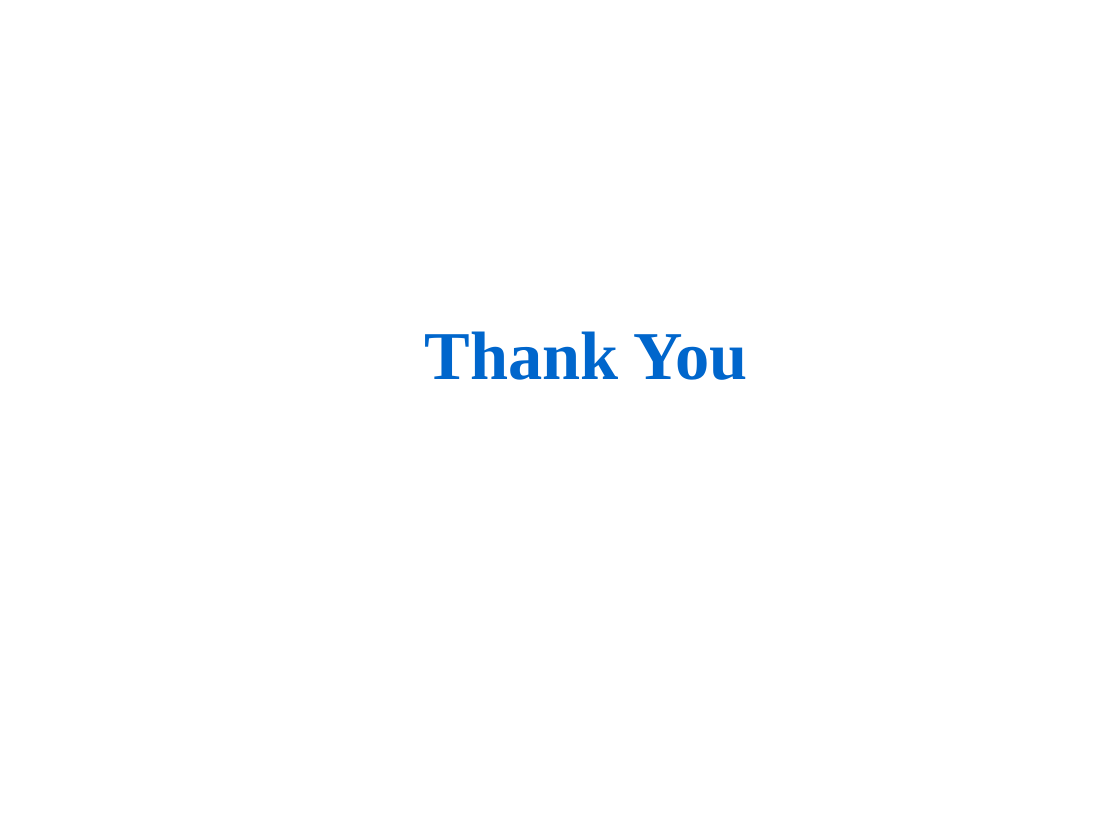
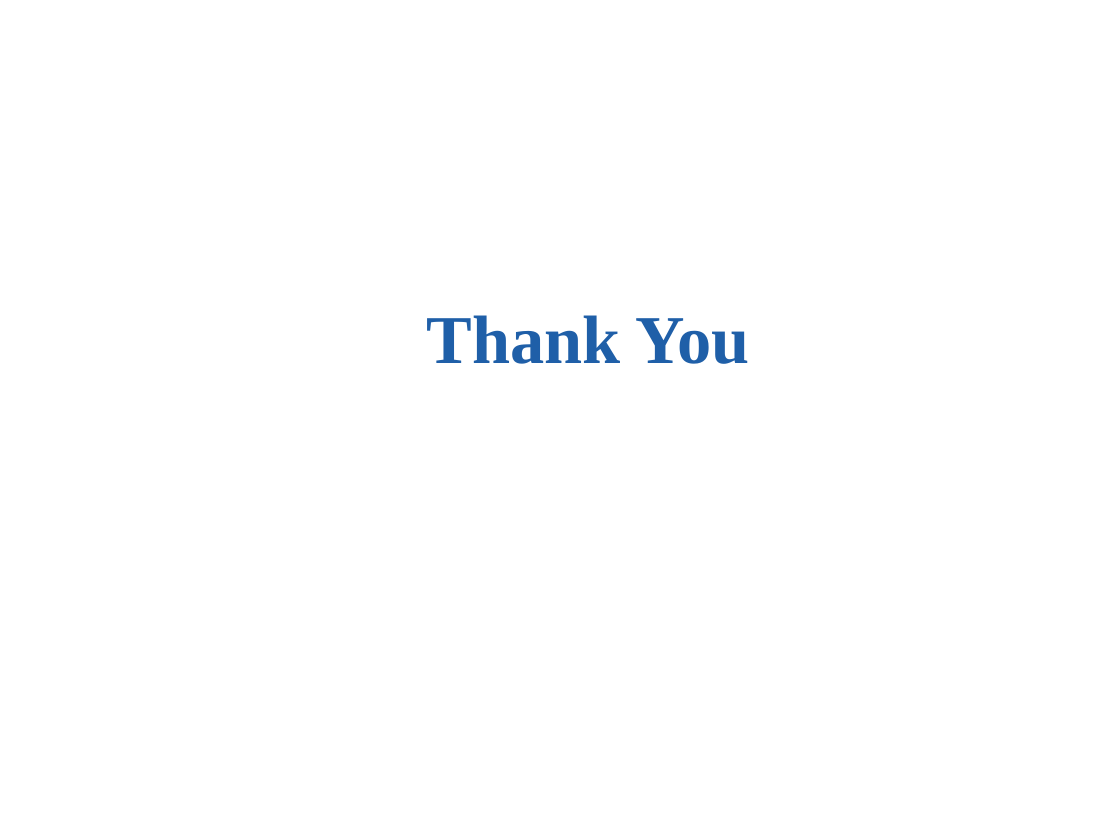
Before and after one commit to AmonWasHere/Proto, a slide deck: slide 20 of paper/ICIRSET-26_VERITAS_Presentation.pptx. Drawn at 1120x840 pixels with LibreOffice and Linux fonts; fonts in the diff are those of the drawing. Boxes give left, top, right and bottom in pixels: in the first picture for what was removed or moved away, otherwise in the second. Text is boxed around its words. In the diff, an @@ line names an element or a change of style, - is before the commit and + after.

Commit message:
Convert slide titles to real title placeholders

```diff
--- a/paper/ICIRSET-26_VERITAS_Presentation.pptx
+++ b/paper/ICIRSET-26_VERITAS_Presentation.pptx
@@ title "Thank You" at [427,315,749,364]: text colour #0066CC to #1F5FA8; alignment left to centre; vertical alignment top to middle @@
```
Also in this commit, not shown: 16 other slides changed, 1 other file.
